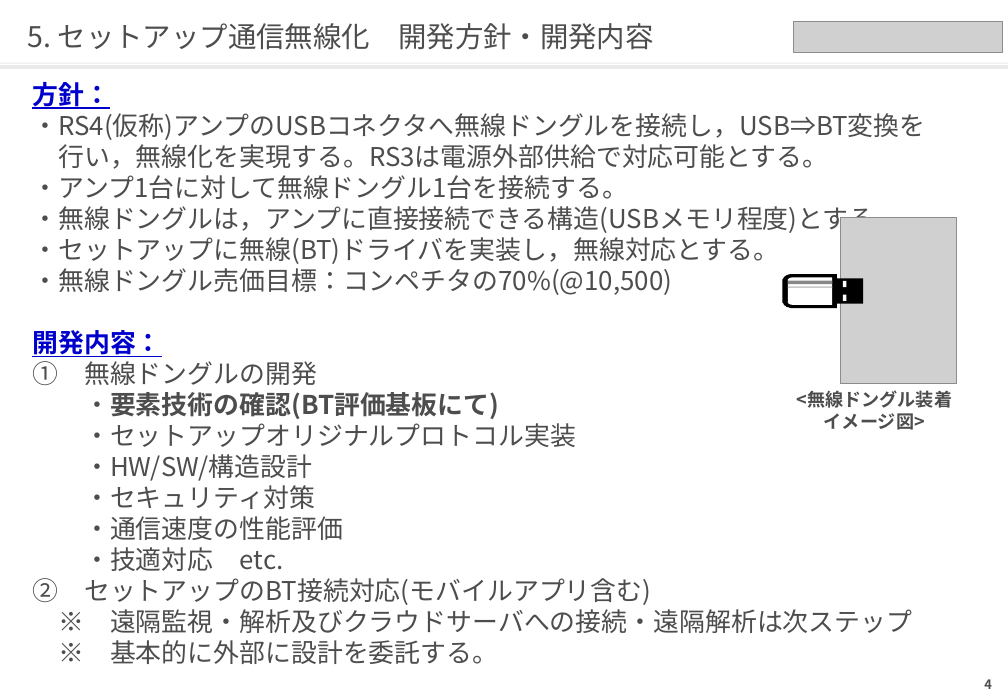
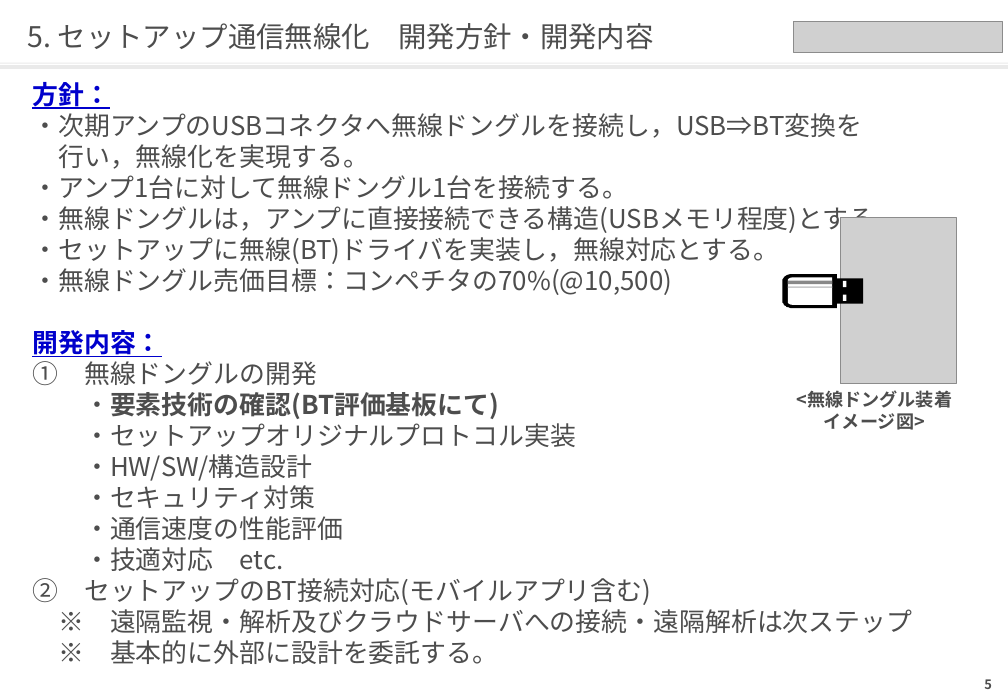
Before and after one commit to qzq03657/hellow-world, a slide deck: slide 6 of 次期サーボシステム_ユーザビリティ向上_藤沢案.pptx (slide 5 before the commit). Drawn at 1008x698 pixels with LibreOffice and Linux fonts; fonts in the diff are those of the drawing; grey boxes stand for pictures. Boxes give left, top, right and bottom in pixels: in the first picture for what was removed or moved away, otherwise in the second. Text is boxed around its words. In the diff, an @@ line names an element or a change of style, - is before the commit and + after.

```diff
--- a/次期サーボシステム_ユーザビリティ向上_藤沢案.pptx
+++ b/次期サーボシステム_ユーザビリティ向上_藤沢案.pptx
@@ text at <box>32,108,862,169</box>: text changed @@
-・RS4(仮称)アンプのUSBコネクタへ無線ドングルを接続し，USB⇒BT変換を
-行い，無線化を実現する。RS3は電源外部供給で対応可能とする。
+・次期アンプのUSBコネクタへ無線ドングルを接続し，USB⇒BT変換を
+行い，無線化を実現する。
@@ page number at <box>984,679,992,689</box>: text changed @@
-4
+5
```
Also in this commit, not shown: 9 other slides changed, 1 slide added.
